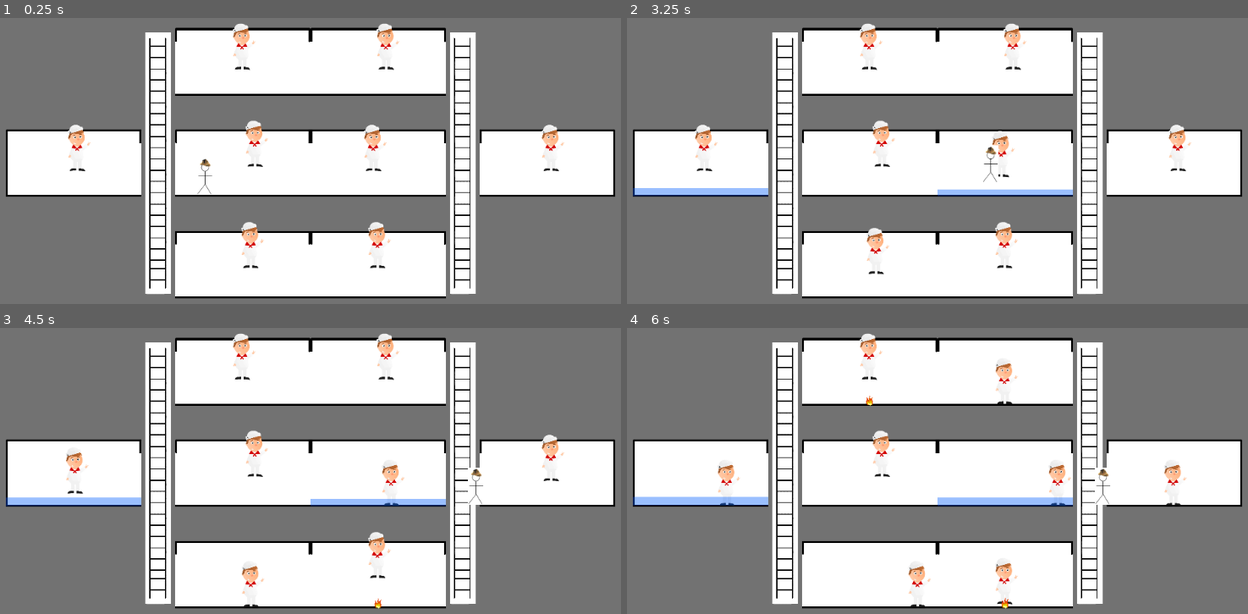
Above: before the commit, frames 1-4 (two rows, left to right).
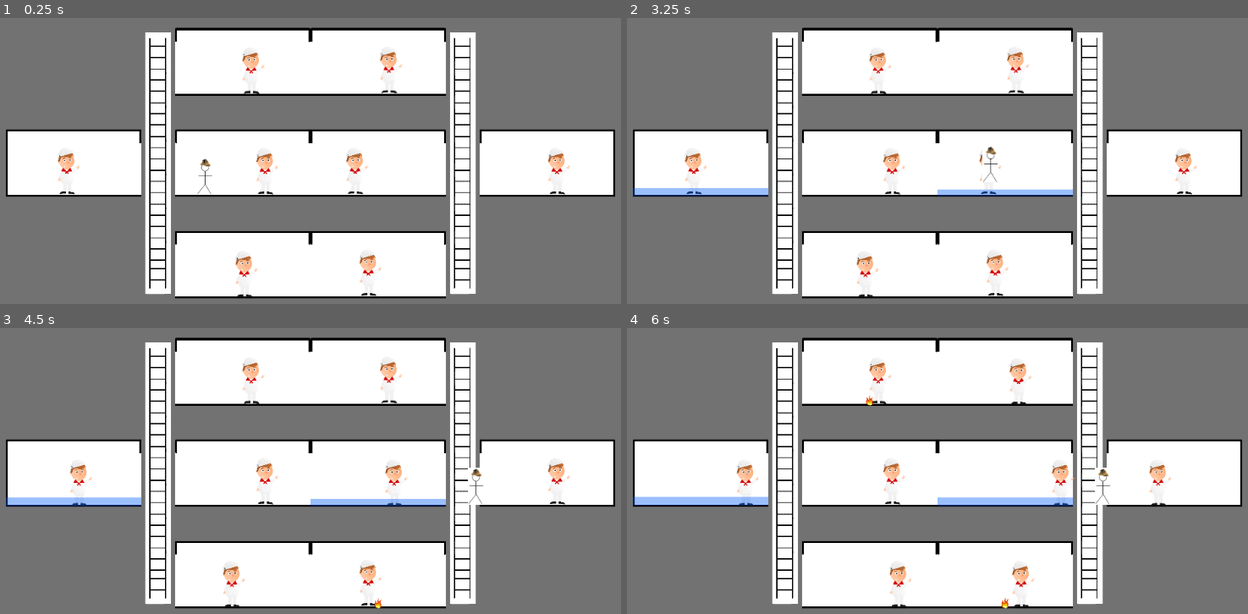
Above: after the commit, the same moments.

Repository: danielcannell/deep-clue-sea
Game: Godot game, scene res://Main.tscn
Same seed, same stepped clock (60 frames per second), same inputs: the game is played once before the commit and once after it.
Inputs (mouse positions are in pixels of both pictures, inside the frame that each line leads up to):
- Up to frame 1 (0.25 s): no input
- Up to frame 2 (3.25 s): tap Enter at 0.5 s; move the mouse to (701, 163) at 0.52 s; hold D (move_right) 0.53-2.03 s; click (701, 163) at 0.67 s; tap Space (jump) at 0.77, 1.52, 2, 3.02 s; move the mouse to (1005, 60) at 1.27 s; click (1005, 60) at 1.42 s; move the mouse to (1005, 163) at 2.02 s; hold A (move_left) 2.03-2.78 s; click (1005, 163) at 2.17 s; move the mouse to (1005, 263) at 2.77 s; hold D (move_right) from 2.78 s (still down); click (1005, 263) at 2.92 s
- Up to frame 3 (4.5 s): move the mouse to (242, 370) at 3.52 s; click (242, 370) at 3.67 s; tap Space (jump) at 3.77 s; move the mouse to (242, 473) at 4.27 s; release D (move_right) at 4.28 s; hold A (move_left) from 4.28 s (still down); click (242, 473) at 4.42 s
- Up to frame 4 (6 s): tap Space (jump) at 4.52 s; move the mouse to (869, 573) at 5.02 s; release A (move_left) at 5.03 s; hold D (move_right) 5.03-5.78 s; click (869, 573) at 5.17 s; move the mouse to (1173, 473) at 5.77 s; hold A (move_left) from 5.78 s (still down); click (1173, 473) at 5.92 s

The runs differ from the first frame. In frame 1, 3.0% of the frame differs, in the area x 9-92%, y 1-98%; in frame 2, 2.8%; in frame 3, 2.6%; in frame 4, 2.5%.

Commit message:
Set crewmen positions to be correct

Diff:
--- a/crewmen/Crewman.tscn
+++ b/crewmen/Crewman.tscn
@@ -19,7 +19,7 @@
 radius = 65.0
 height = 250.0
 
-[node name="Crewman" type="Area2D" index="0"]
+[node name="Crewman" type="Area2D"]
 
 input_pickable = true
 gravity_vec = Vector2( 0, 1 )
@@ -41,7 +41,7 @@
 
 [node name="CollisionShape2D" type="CollisionShape2D" parent="." index="1"]
 
-position = Vector2( -2.5, -170 )
+position = Vector2( 0, -170 )
 scale = Vector2( 0.977941, 1 )
 shape = SubResource( 2 )
 _sections_unfolded = [ "Transform" ]
--- a/submarine/Submarine.tscn
+++ b/submarine/Submarine.tscn
@@ -95,35 +95,35 @@
 
 [node name="Crewman0" parent="Crewmen" index="0" instance=ExtResource( 5 )]
 
-position = Vector2( 4384, 1600 )
+position = Vector2( 4430.36, 1776.18 )
 
 [node name="Crewman1" parent="Crewmen" index="1" instance=ExtResource( 5 )]
 
-position = Vector2( 3072, 2336 )
+position = Vector2( 3004, 2546.18 )
 
 [node name="Crewman2" parent="Crewmen" index="2" instance=ExtResource( 5 )]
 
-position = Vector2( 3136, 832 )
+position = Vector2( 3159.29, 1009.04 )
 
 [node name="Crewman3" parent="Crewmen" index="3" instance=ExtResource( 5 )]
 
-position = Vector2( 3040, 1600 )
+position = Vector2( 2903.68, 1774.95 )
 
 [node name="Crewman4" parent="Crewmen" index="4" instance=ExtResource( 5 )]
 
-position = Vector2( 2112, 2336 )
+position = Vector2( 2065.64, 2555.45 )
 
 [node name="Crewman5" parent="Crewmen" index="5" instance=ExtResource( 5 )]
 
-position = Vector2( 2144, 1568 )
+position = Vector2( 2223.14, 1776.76 )
 
 [node name="Crewman6" parent="Crewmen" index="6" instance=ExtResource( 5 )]
 
-position = Vector2( 800, 1600 )
+position = Vector2( 722.565, 1775.52 )
 
 [node name="Crewman7" parent="Crewmen" index="7" instance=ExtResource( 5 )]
 
-position = Vector2( 2048, 832 )
+position = Vector2( 2117.89, 1013.7 )
 
 [node name="Player" parent="." index="2" instance=ExtResource( 6 )]
 
Not shown: 1 places in submarine/Submarine.tscn that only renumber resources
